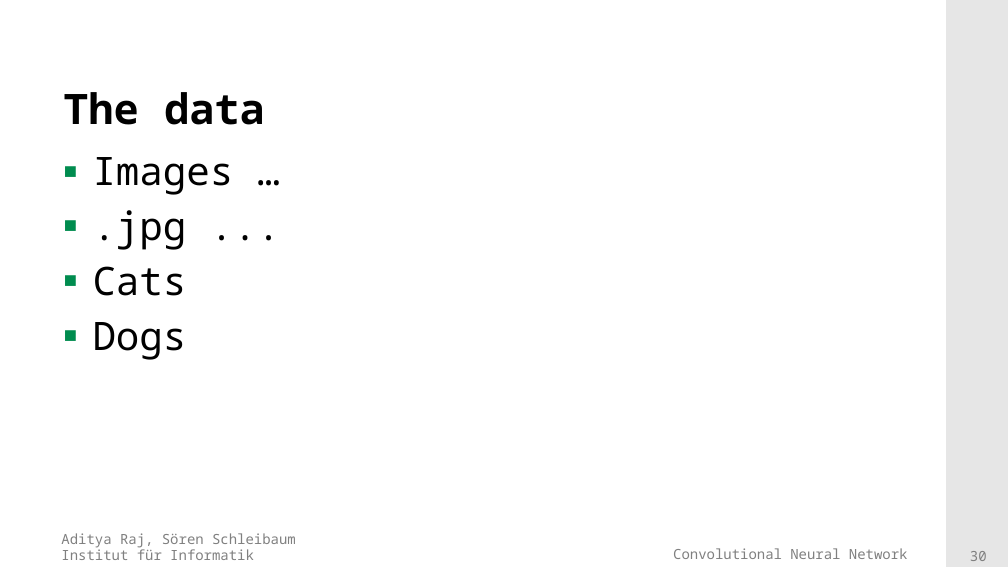
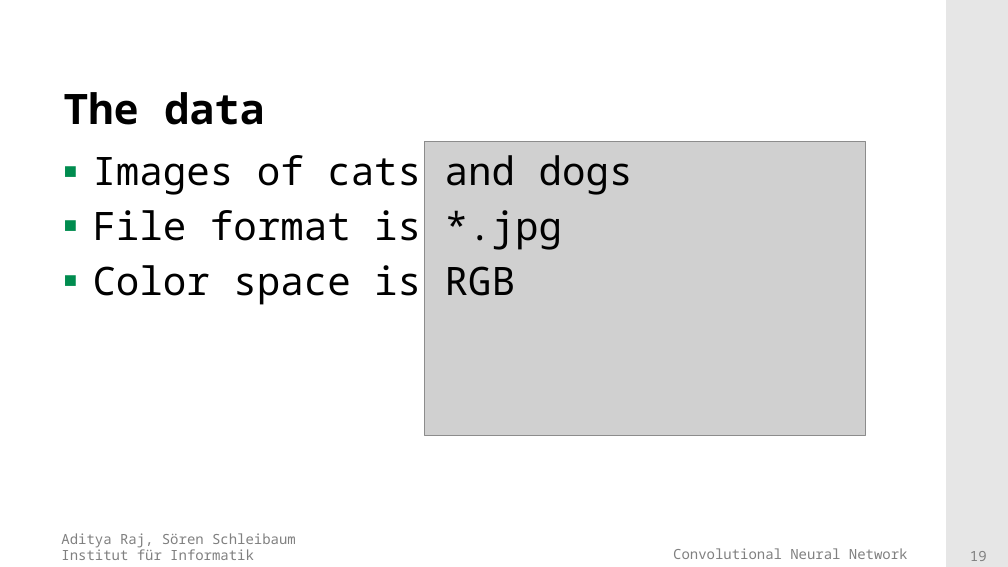
Before and after one commit to adityaraj52/ConvNet, a slide deck: slide 19 of PresentationsAndTalk/Presentation_final.pptx (slide 30 before the commit). Drawn at 1008x567 pixels with LibreOffice and Linux fonts; fonts in the diff are those of the drawing; grey boxes stand for pictures; background and template pictures are left out. Boxes give left, top, right and bottom in pixels: in the first picture for what was removed or moved away, otherwise in the second. Text is boxed around its words. In the diff, an @@ line names an element or a change of style, - is before the commit and + after.

```diff
--- a/PresentationsAndTalk/Presentation_final.pptx
+++ b/PresentationsAndTalk/Presentation_final.pptx
@@ picture added at (424, 141, 866, 435) @@
@@ text at (93, 155, 633, 305): text changed @@
-▪ Images …
-▪ .jpg ...
-▪ Cats
-▪ Dogs
+▪ Images of cats and dogs
+▪ File format is *.jpg
+▪ Color space is RGB
@@ page number at (970, 551, 987, 561): text changed @@
-30
+19
```
Also in this commit, not shown: 9 other slides changed, 23 slides added, 1 other file.
